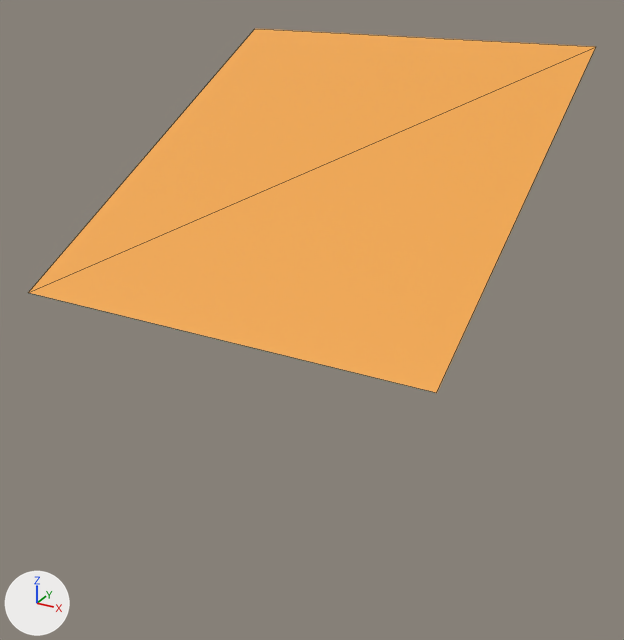
The glTF model models/seperated_blocks/r2c3_face_orange.gltf, before and after one commit.
Camera for both pictures: a camera (50 mm lens) standing at (1.93, -3.61, 1.48) and looking at (0.01, -0.13, -0.26). Every picture has the same lights, and +X, +Y and +Z are marked at lower left. Mesh edges are drawn as thin lines.

Names of what the first picture shows: 'r2c3_face_orange'.
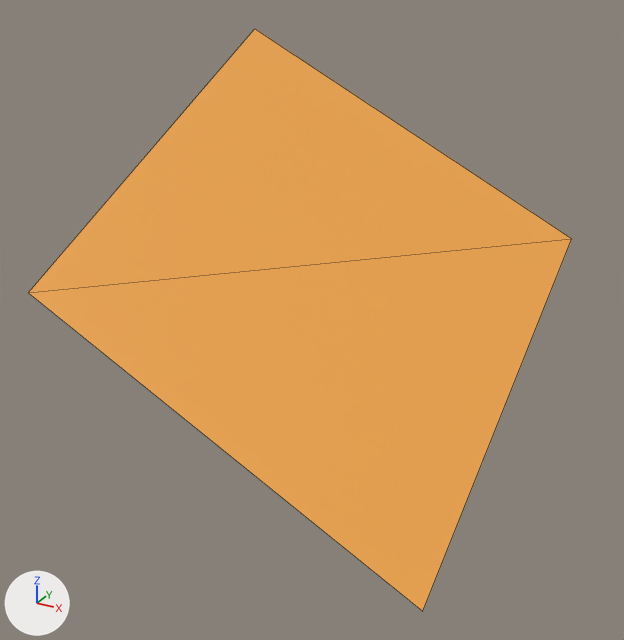
Location of each change, (x1, y1, x2, y2) in pixels of the pictures (624 x 640 px):
'r2c3_face_orange', reshaped (60% taller)
    before: (28, 29, 596, 393)
    after: (28, 29, 572, 611)

The change, as a diff of the scene's bpy script:
```diff
--- a/models/seperated_blocks/r2c3_face_orange.gltf.py
+++ b/models/seperated_blocks/r2c3_face_orange.gltf.py
@@ me_cube_250 @@
 me_cube_250.from_pydata(...)  # 4 vertices, 2 faces; spans x -1.0..1.0, y -1.0..1.0, z 0.0..1.0
 # used by ob_r2c3_face_orange; location = (0.0, 0.0, 0.0)
-me_cube_250.vertices[2].co = (1.0, -1.0, 0.0)  # pixel (436, 392)
-me_cube_250.vertices[3].co = (1.0, 1.0, 1.0)  # pixel (596, 46)
+# me_cube_250 part 1
+me_cube_250.vertices[2].co = (1.0, -1.0, -1.0)  # pixel (422, 611)
+me_cube_250.vertices[3].co = (1.0, 1.0, 0.0)  # pixel (571, 238)
 me_cube_250.materials.append(mat_material_001)
```
